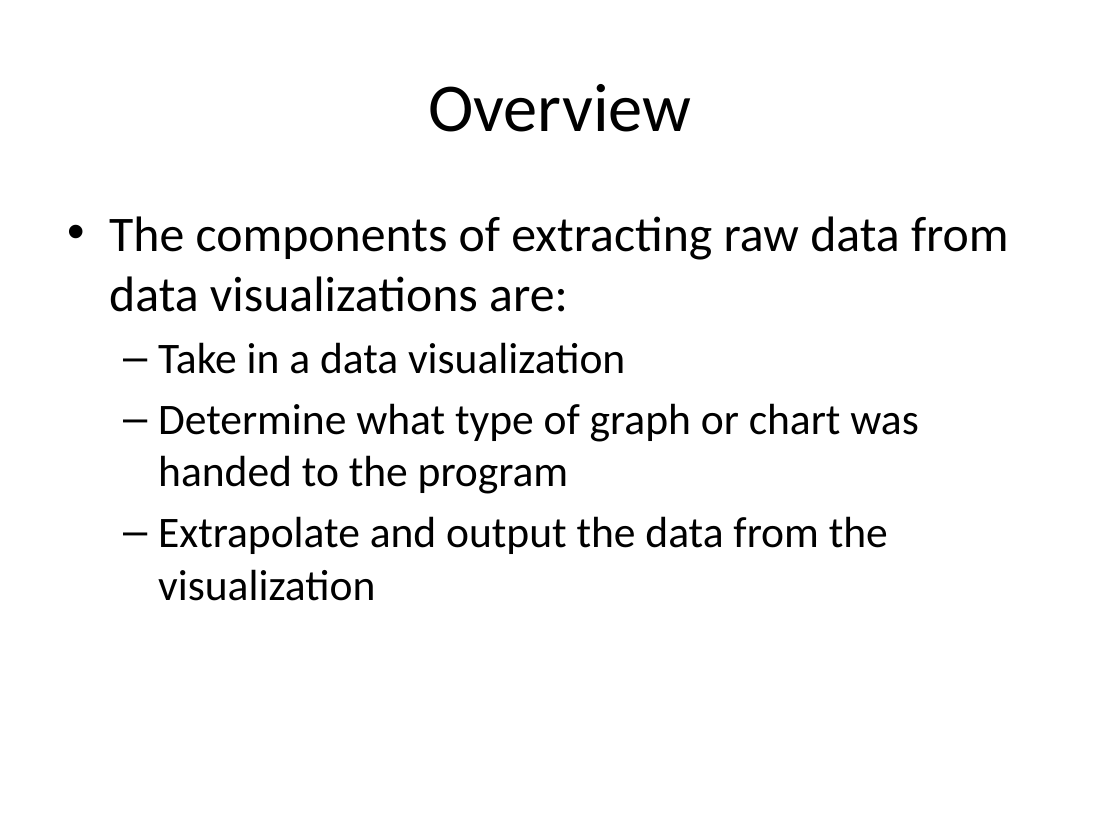
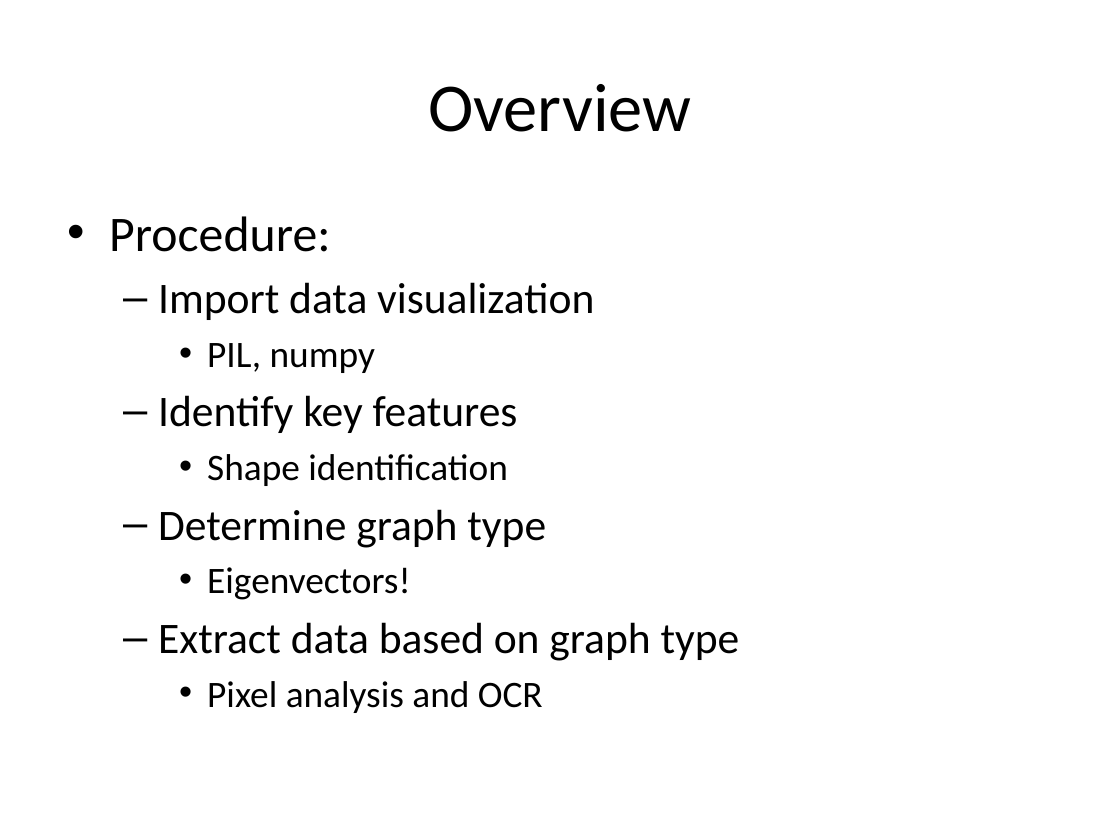
Before and after one commit to efriesen/CS270-Visualization, a slide deck: slide 3 of CS270-Presentation.pptx. Drawn at 1120x840 pixels with LibreOffice and Linux fonts; fonts in the diff are those of the drawing. Boxes give left, top, right and bottom in pixels: in the first picture for what was removed or moved away, otherwise in the second. Text is boxed around its words. In the diff, an @@ line names an element or a change of style, - is before the commit and + after.

```diff
--- a/CS270-Presentation.pptx
+++ b/CS270-Presentation.pptx
@@ text at (x1=109, y1=216, x2=740, y2=713): text changed @@
-• The components of extracting raw data from data visualizations are:
-  – Take in a data visualization
-  – Determine what type of graph or chart was handed to the program
-  – Extrapolate and output the data from the visualization
+• Procedure:
+  – Import data visualization
+    • PIL, numpy
+  – Identify key features
+    • Shape identification
+  – Determine graph type
+    • Eigenvectors!
+  – Extract data based on graph type
+    • Pixel analysis and OCR
```
Also in this commit, not shown: 1 other slide changed.
